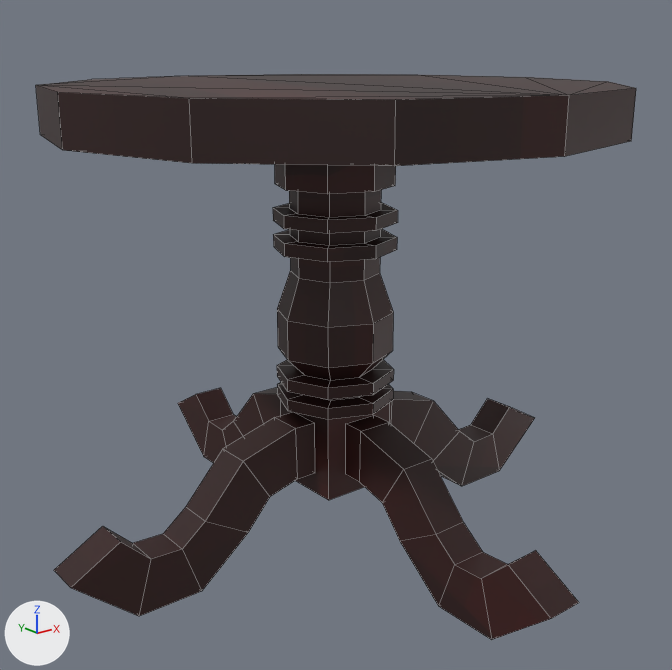
The Blender file new_furniture/round_luxury_table.blend, before and after one commit.
The view is the same before and after, from a 50 mm lens placed at (-2.18, -2.73, 0.97), pointed at (-0.02, -0.03, -0.11). Every picture has the same lights, and +X, +Y and +Z are marked at lower left. Mesh edges are drawn as thin lines.

Before the edit, the objects in view are built like this:
```python
me_cylinder = bpy.data.meshes.new('Cylinder')
me_cylinder.from_pydata(...)  # 320 vertices, 305 faces; spans x -1.18..1.18, y -1.18..1.18, z -0.86..0.94
me_cylinder.materials.append(mat_material)  # picture img_dark_wood_material2_png
ob_cylinder = bpy.data.objects.new('Cylinder', me_cylinder)
ob_cylinder.location = (0.0, 0.0, -0.108)
```
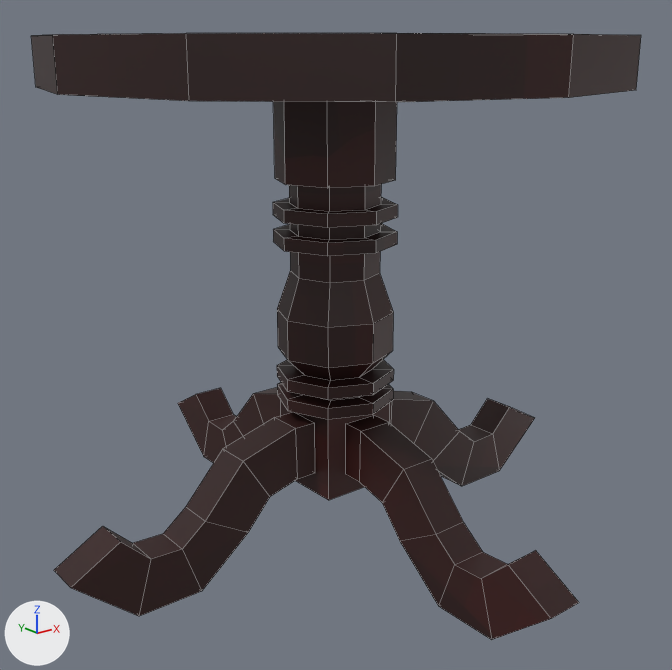
What the commit changed:
me_cylinder has 320 vertices, 305 faces and spans x -1.18..1.18, y -1.18..1.18, z -0.86..0.94.
me_cylinder is used by ob_cylinder; location (0.0, 0.0, -0.108).
me_cylinder part 1: the loose piece of 24 vertices spanning x -1.05..1.05, y -1.05..1.05, z 0.77..0.94 is moved by (0.0, 0.0, 0.16).
me_cylinder part 2: all 80 vertices in x -0.24..0.24, y -0.24..0.24, z 0.33..0.57 are moved by (0.0, 0.0, 0.02).
me_cylinder part 3: all 8 vertices in x -0.23..0.23, y -0.23..0.23, z 0.77 are moved by (0.0, 0.0, 0.16).

What differs and where, as boxes (x1, y1, x2, y2) in the pictures (672 x 670 px; the box of a moved part takes in the faces that stretch with it):
'Cylinder', reshaped (7% taller)
    before: (36, 74, 636, 640)
    after: (31, 33, 641, 640)
part 1 of me_cylinder, moved or reshaped
    before: (36, 74, 636, 166)
    after: (31, 33, 641, 102)
part 2 of me_cylinder, moved or reshaped
    before: (273, 190, 398, 282)
    after: (273, 184, 398, 282)
part 3 of me_cylinder, moved or reshaped
    before: (275, 164, 396, 194)
    after: (273, 102, 397, 188)
